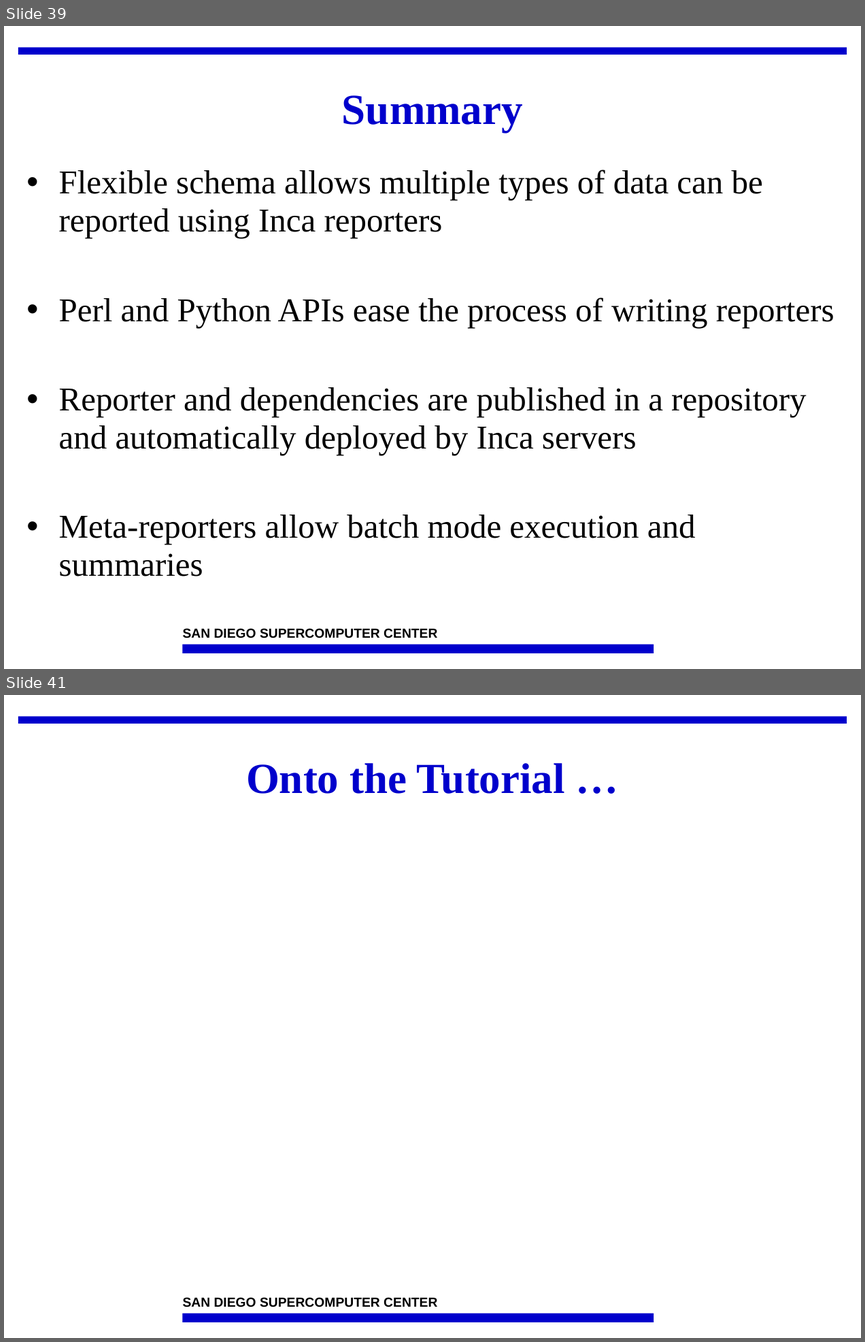
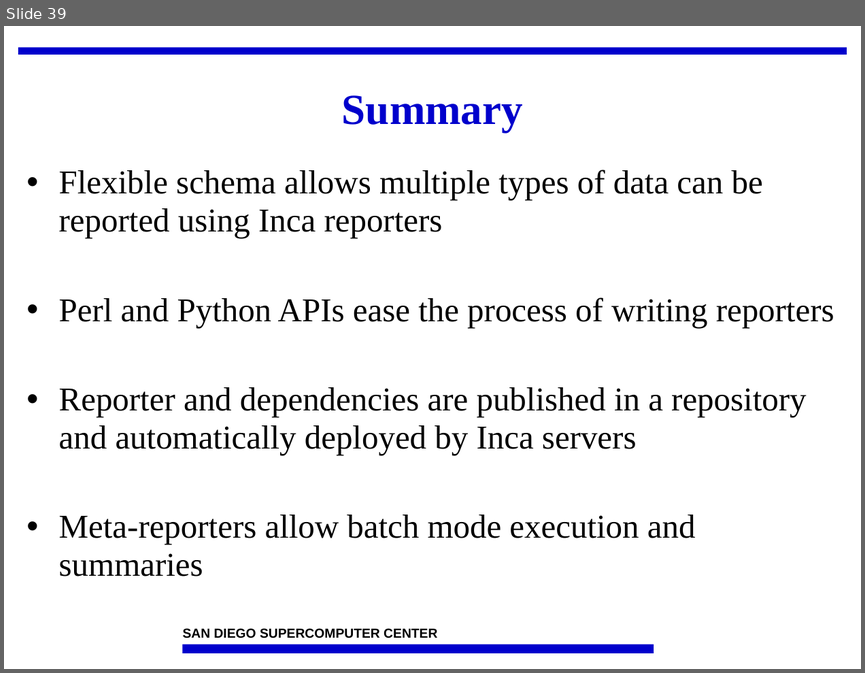
Before and after one commit to IncaProject/inca-xsede, a slide deck: talks/2010/2010workshop/incaReporters.pptx. Shown one above the other, each under a label of ours: slides 39 and 41 before the commit, slide 39 after it; the slides between them are not shown. The pictures are 865x1342 and 865x673 pixels, drawn with LibreOffice and Linux fonts; fonts in the diff are those of the drawing; background and template pictures are left out. Boxes give left, top, right and bottom in pixels: in the first picture for what was removed or moved away, otherwise in the second. Text is boxed around its words. In the diff, an @@ line names an element or a change of style, - is before the commit and + after.

```diff
--- a/talks/2010/2010workshop/incaReporters.pptx
+++ b/talks/2010/2010workshop/incaReporters.pptx
@@ slide 41 removed at (4,695,861,1338), background #FFFFFF; not listed: 3 template elements that a slide beside it also shows @@
@@ title removed at (246,763,565,794) @@
-Onto the Tutorial …
```
Also in this commit, not shown: 1 slide changed, 1 other file.
